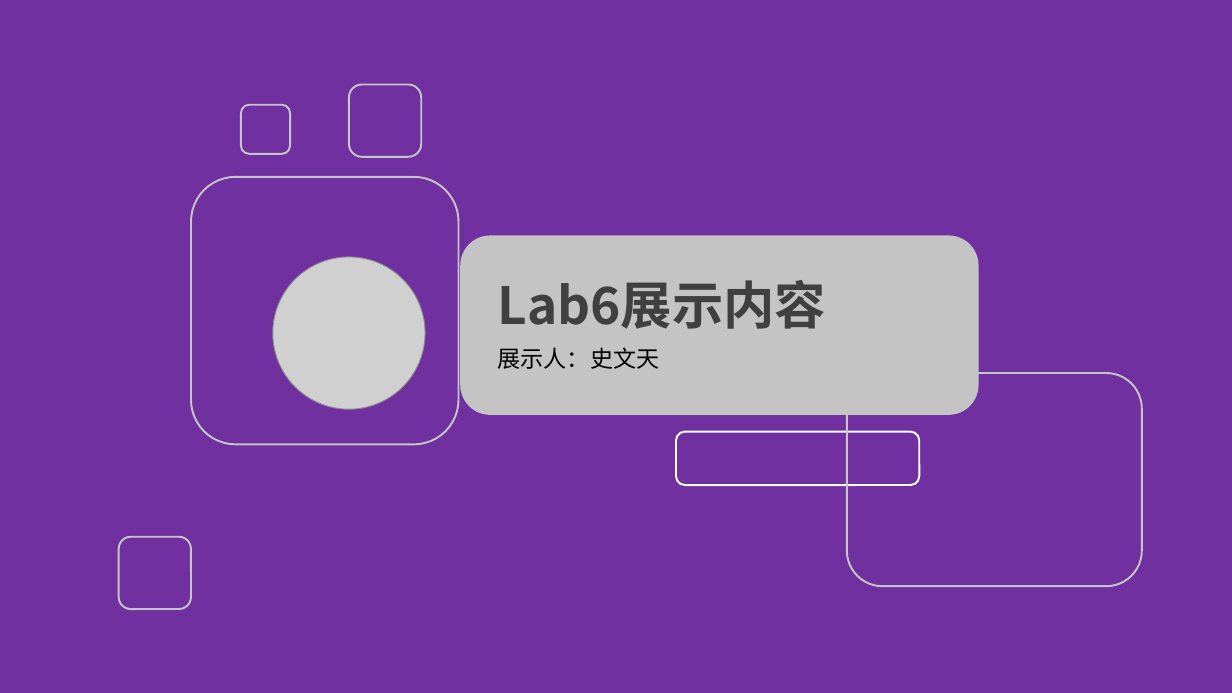
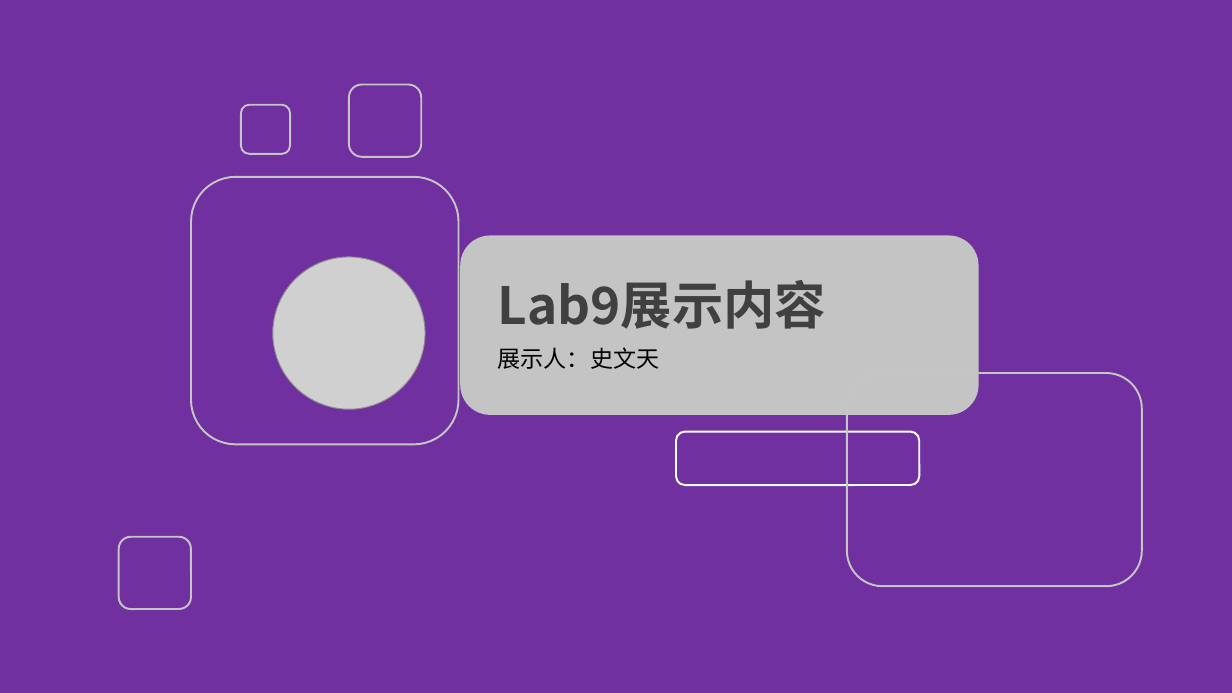
Before and after one commit to FlandreScarlet36/Malicious_code_labs, a slide deck: slide 1 of lab6/Lab6实验分享.pptx. Drawn at 1232x693 pixels with LibreOffice and Linux fonts; fonts in the diff are those of the drawing; grey boxes stand for pictures; background and template pictures are left out. Boxes give left, top, right and bottom in pixels: in the first picture for what was removed or moved away, otherwise in the second. Text is boxed around its words. In the diff, an @@ line names an element or a change of style, - is before the commit and + after.

```diff
--- a/lab6/Lab6实验分享.pptx
+++ b/lab6/Lab6实验分享.pptx
@@ text at [498,280,826,329]: text changed @@
-Lab6展示内容
+Lab9展示内容
```
Also in this commit, not shown: 2 other slides changed, 32 slides added, 9 slides removed, 2 other files.
